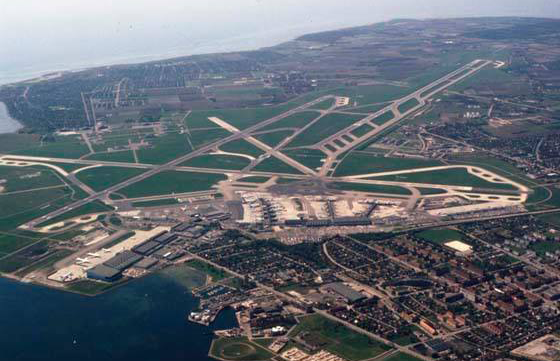
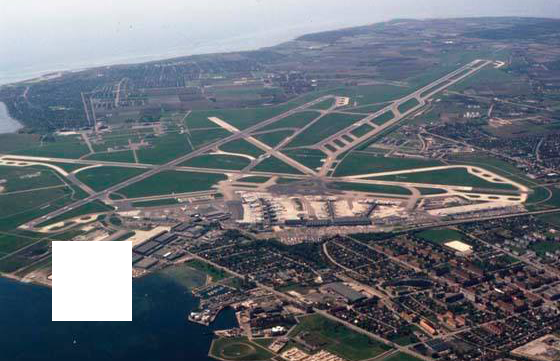
The second w=560, h=361 image is a revision of the first. Changes to its layers:
added layer "Color Fill 1" above "piece1" over [52, 241, 132, 321]
